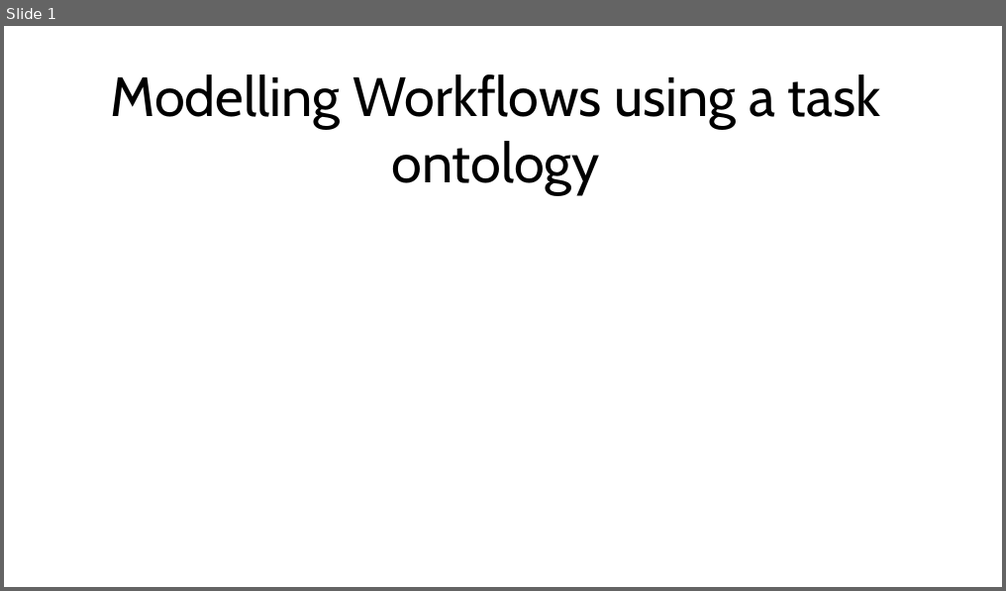
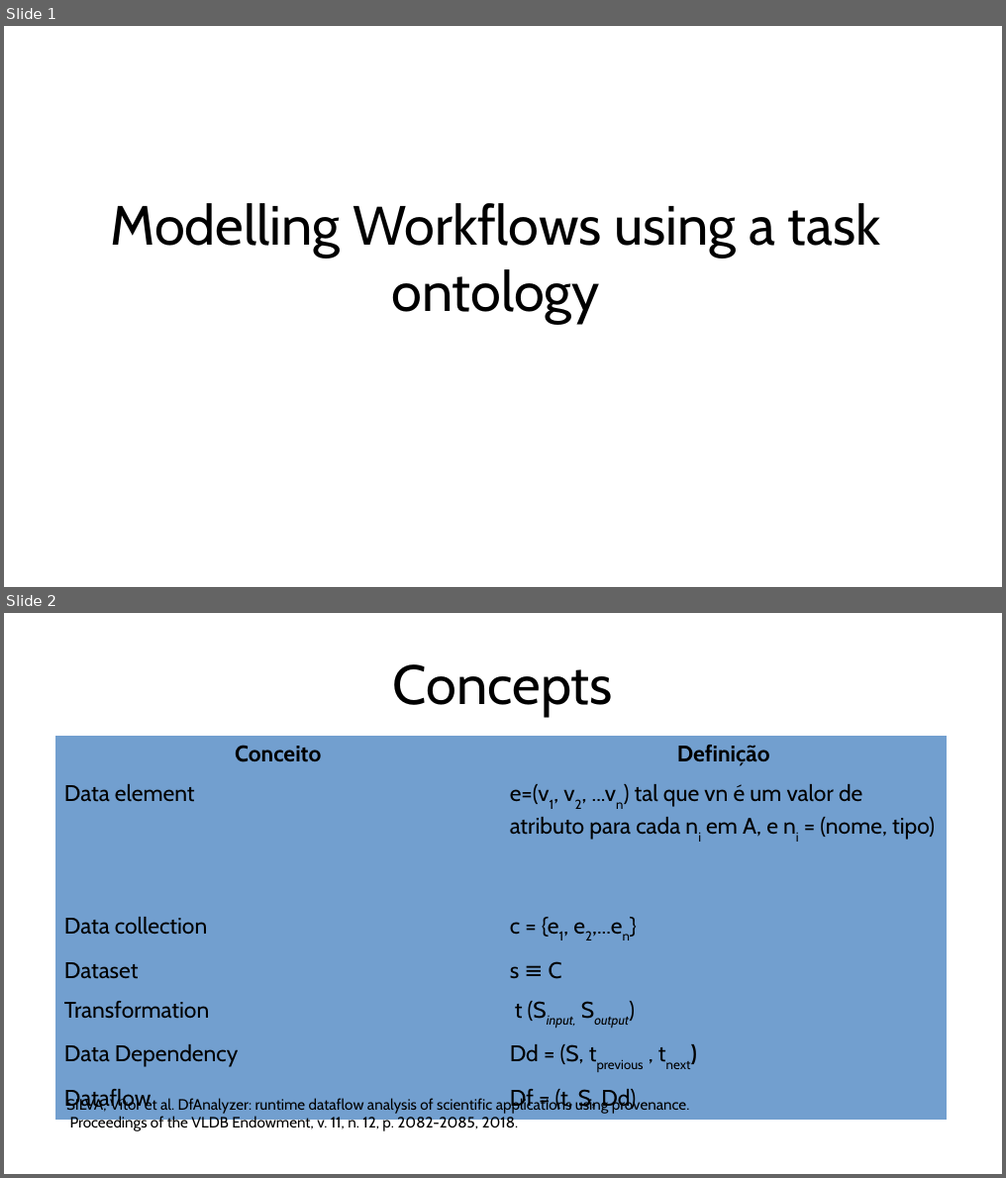
Before and after one commit to luizgdias/jenaowl, a slide deck: ProjetoOwl/Modelagem/diagramas.odp. Shown one above the other, each under a label of ours: slide 1 before the commit, slides 1 and 2 after it. The pictures are 1006x591 and 1006x1178 pixels, drawn with LibreOffice and Linux fonts; fonts in the diff are those of the drawing. Boxes give left, top, right and bottom in pixels: in the first picture for what was removed or moved away, otherwise in the second. Text is boxed around its words. In the diff, an @@ line names an element or a change of style, - is before the commit and + after.

```diff
--- a/ProjetoOwl/Modelagem/diagramas.odp
+++ b/ProjetoOwl/Modelagem/diagramas.odp
@@ slide 2 added at bbox=[4, 613, 1002, 1174], background #FFFFFF @@
@@ title added at bbox=[393, 664, 613, 716], 44 pt, text #000000 @@
+Concepts
@@ table added at bbox=[55, 736, 946, 1117], 7 rows, 2 columns @@
+Conceito | Definição
+Data element | e=(v1, v2, ...vn) tal que vn é um valor de atributo para cada ni em A, e ni = (nome, tipo)
+Data collection | c = {e1, e2,...en}
+Dataset | s ≡ C
+Transformation | t (Sinput, Soutput)
+Data Dependency | Dd = (S, tprevious , tnext)
+Dataflow | Df = (t, S, Dd)
@@ text added at bbox=[66, 1096, 690, 1133], 12 pt, text #000000 @@
+SILVA, Vítor et al. DfAnalyzer: runtime dataflow analysis of scientific applications using provenance.
+Proceedings of the VLDB Endowment, v. 11, n. 12, p. 2082-2085, 2018.
@@ slide 1 changed as well @@
@@ title "Modelling Workflows using a task ...": place and size @@
-title "Modelling Workflows using a task ..." at bbox=[110, 75, 881, 195]
+title "Modelling Workflows using a task ..." at bbox=[110, 203, 881, 323]
```
Also in this commit, not shown: 4 other slides changed, 4 other slides added, 4 other files.
